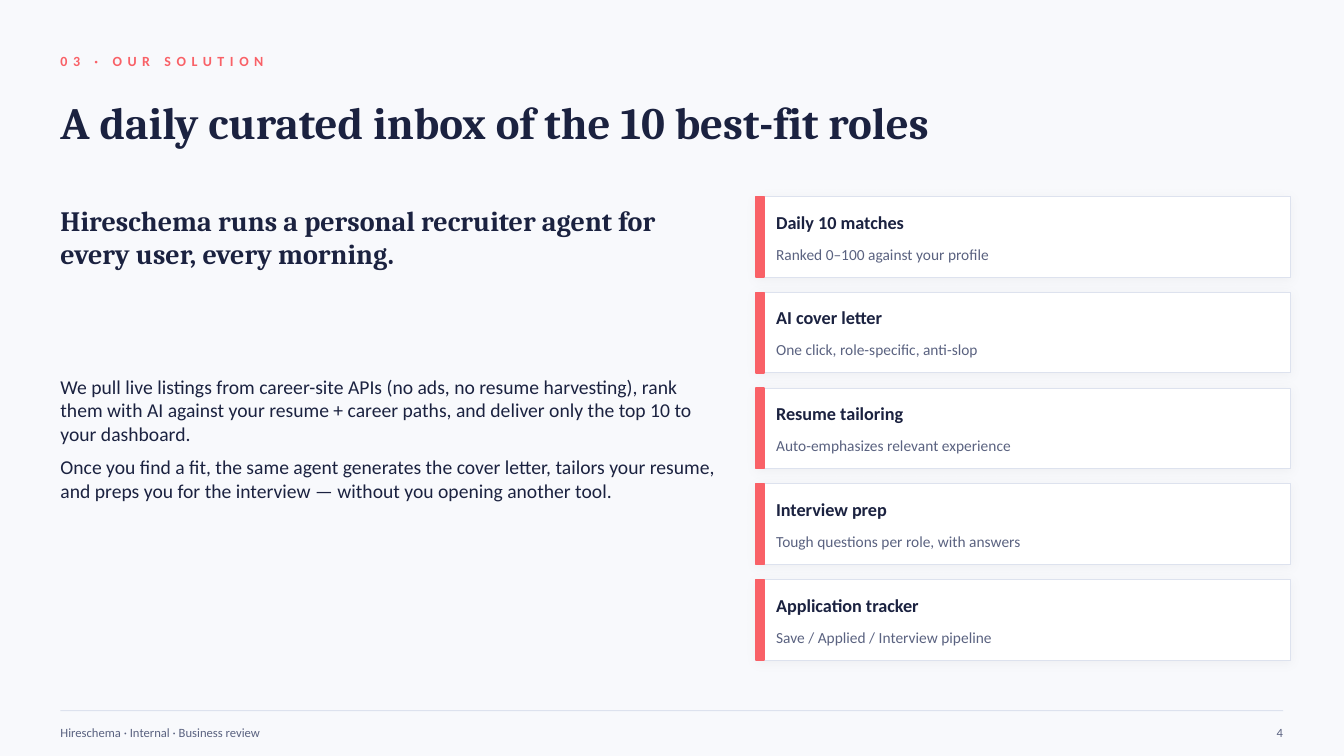
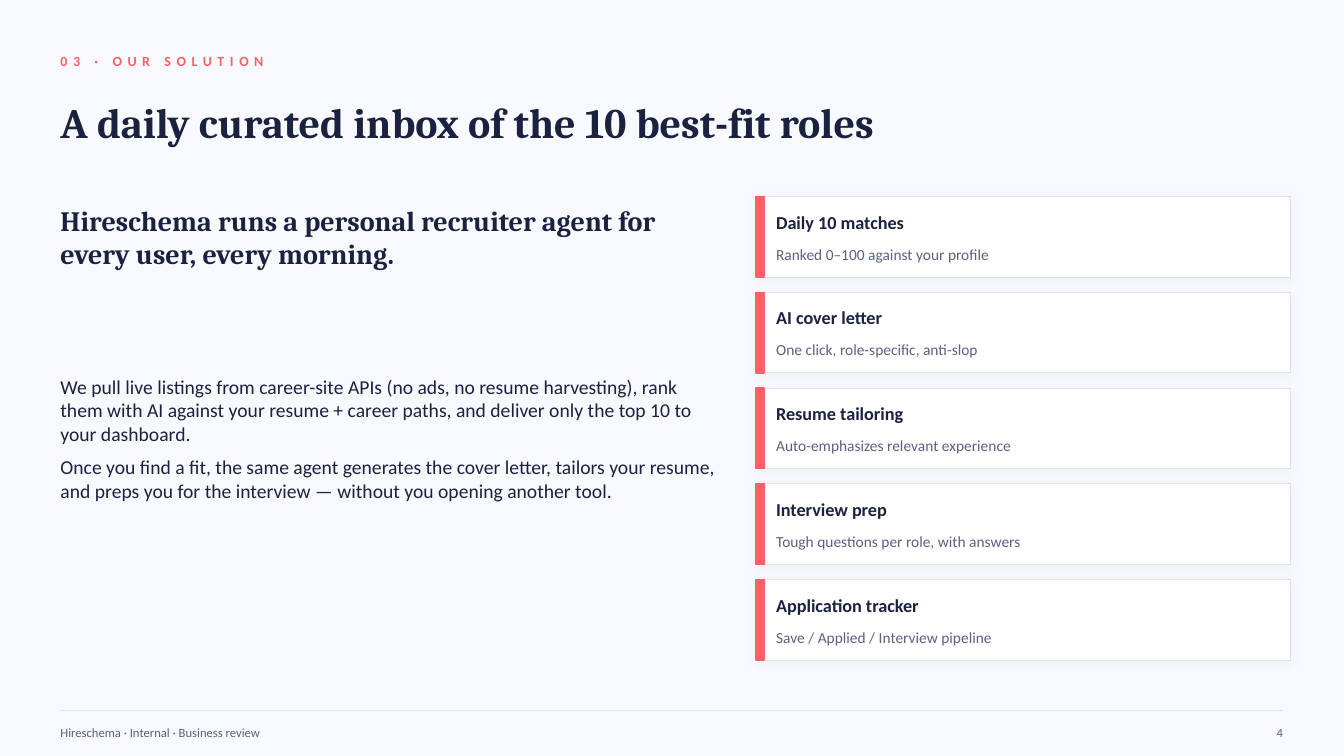
Before and after one commit to rupeshkumar-create/Hireloop, a slide deck: slide 4 of Hireschema-Business-Presentation.pptx. Drawn at 1344x756 pixels with LibreOffice and Linux fonts; fonts in the diff are those of the drawing. Boxes give left, top, right and bottom in pixels: in the first picture for what was removed or moved away, otherwise in the second. Text is boxed around its words. In the diff, an @@ line names an element or a change of style, - is before the commit and + after.

```diff
--- a/Hireschema-Business-Presentation.pptx
+++ b/Hireschema-Business-Presentation.pptx
@@ text "A daily curated inbox of ..." at <box>60,108,874,148</box>: size 32 to 30 pt @@
```
Also in this commit, not shown: 16 other slides changed, 7 slides added, 2 slides removed, 9 other files.
